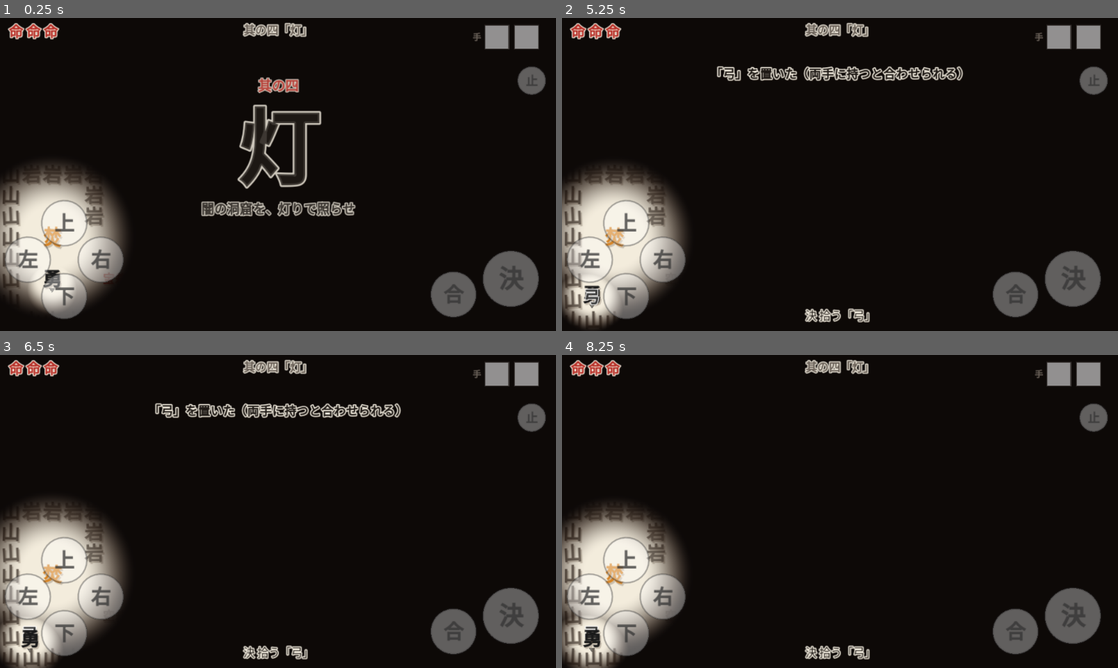
Above: before the commit, frames 1-4 (two rows, left to right).
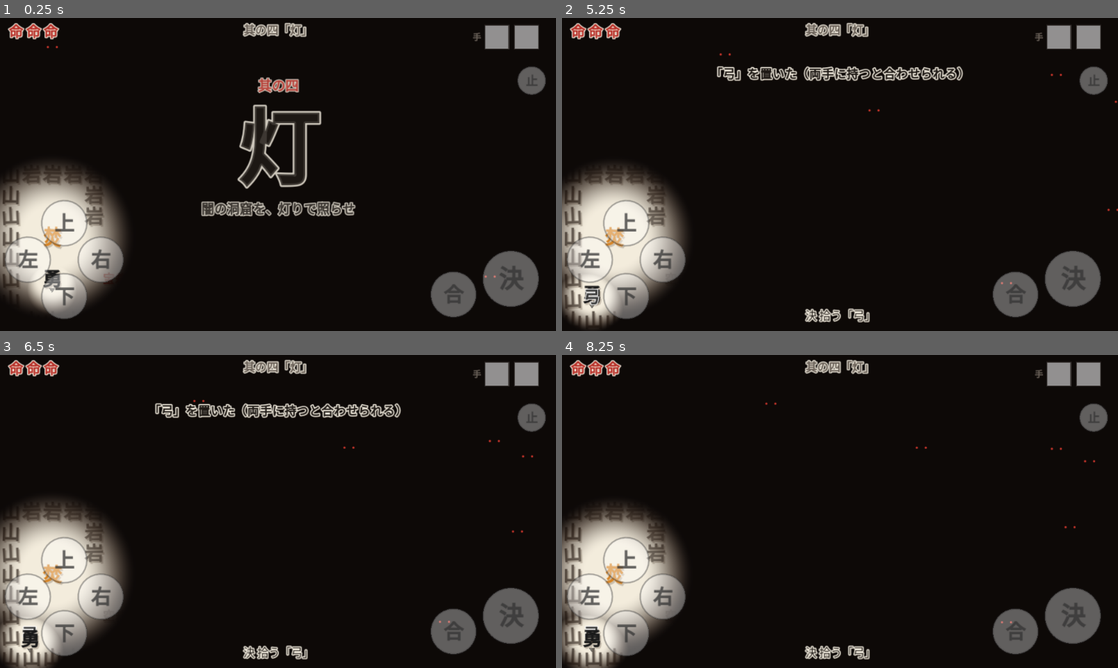
Above: after the commit, the same moments.

Repository: champierre/yuu2
Game: Godot game, scene res://scenes/stage4.tscn
Same seed, same stepped clock (60 frames per second), same inputs: the game is played once before the commit and once after it. This scene is started directly instead of the project's main scene.
Inputs (mouse positions are in pixels of both pictures, inside the frame that each line leads up to):
- Up to frame 1 (0.25 s): no input
- Up to frame 2 (5.25 s): tap Enter at 0.5 s; move the mouse to (962, 158) at 0.52 s; hold Right (right) 0.53-1.25 s; hold Space (act) 0.53-1.25 s; click (962, 158) at 0.67 s; drag from (728, 190) to (812, 237) at 1.27 s; move the mouse to (895, 105) at 2.02 s; hold Right (right) 2.03-2.75 s; tap Z at 2.1 s; drag from (812, 237) to (673, 127) at 2.77 s; move the mouse to (1006, 221) at 3.52 s; hold Left (left) 3.53-4.25 s; tap Keypad Enter at 3.6 s; drag from (673, 127) to (756, 96) at 4.27 s; move the mouse to (867, 174) at 5.02 s; hold Down (down) from 5.03 s (still down); tap C at 5.1 s; click (867, 174) at 5.17 s
- Up to frame 3 (6.5 s): release Down (down) at 5.75 s; drag from (194, 433) to (166, 527) at 5.77 s
- Up to frame 4 (8.25 s): move the mouse to (962, 495) at 6.52 s; hold Up (ui_up) 6.53-7.25 s; tap P at 6.6 s; drag from (728, 527) to (812, 574) at 7.27 s; tap Space (act) at 8 s; move the mouse to (895, 442) at 8.02 s; hold Down (down) from 8.03 s (still down); tap 9 at 8.1 s

The runs differ from the first frame. In frame 1, less than 0.1% of the frame differs, in the area x 8-90%, y 8-84%; in frame 2, less than 0.1%; in frame 3, less than 0.1%, in the area x 34-96%, y 14-86%; in frame 4, less than 0.1%.

Commit message:
其の四の暗闇で、蝙の目だけが光り、近くで羽音がするようにする
明かりの外を真っ暗にしたことで、見えない蝙に予告なく当たるようになった。
「見えないから灯したい」は保ったまま、気配だけは分かるようにする。

- 蝙ごとに赤く光る目（・・）を闇より手前の層に置き、蝙について動かす。ときどき瞬く
- 蝙が近く（120px 以内）にいると羽音を鳴らす（Sfx に flap を足す）
- 蝙を倒すと目も消える

tests/test_bat_eyes.gd は、直す前は落ちていた。

Fixes #2

Co-Authored-By: Claude Opus 5.5 <noreply@anthropic.com>

Diff:
--- a/scripts/core/sfx.gd
+++ b/scripts/core/sfx.gd
@@ -121,6 +121,7 @@
 		_tone(0.1, 880, 880, "sq", 0.13), _tone(0.1, 1047, 1047, "sq", 0.13), _tone(0.5, 1175, 1175, "sq", 0.13, 1.0)]))
 	_sounds["stamp"] = _wav(_mix(_noise(0.12, 0.5, 3.0), _tone(0.2, 120, 50, "sin", 0.8)))
 	_sounds["bell"] = _wav(_mix(_tone(1.2, 880, 880, "sin", 0.25, 1.5), _tone(1.2, 2210, 2210, "sin", 0.1, 3.0)))
+	_sounds["flap"] = _wav(_cat([_noise(0.05, 0.18, 2.5), _silence(0.03), _noise(0.05, 0.14, 2.5)]))
 	_sounds["fire"] = _wav(_mix(_noise(0.25, 0.3, 1.5), _tone(0.25, 200, 500, "saw", 0.1)))
 
 ## 1 つの音。f0 から f1 へ滑らせる。env は減衰の強さ（大きいほど早く消える）。
--- a/scripts/stages/stage4.gd
+++ b/scripts/stages/stage4.gd
@@ -48,6 +48,9 @@
 const HERO_LANTERN_R := 135.0
 ## これより明るい所に、蝙は入ってこない。
 const BAT_FEAR := 0.35
+## 蝙の羽音が聞こえる距離と、鳴らす間隔（秒）。
+const FLAP_HEAR := 120.0
+const FLAP_SOUND_EVERY := 0.6
 ## 橋はこれより明るいと現れる。
 const BRIDGE_LIT := 0.4
 
@@ -221,6 +224,36 @@
 ## 暗がりを漂い、勇者に寄ってくる。明かりには入らない。
 class Bat extends Enemy:
 	var _flap := randf() * TAU
+	## 暗がりでも見える、光る目。姿は闇に隠れるが、気配は分かるようにする（#2）。
+	## 闇より手前の層に置くので、蝙とは別のノードにして毎コマ位置を合わせる。
+	var eyes: Glyph = null
+	var _flap_sound := randf() * FLAP_SOUND_EVERY
+
+	func _ready() -> void:
+		super._ready()
+		eyes = Glyph.make("・・", Color(0.95, 0.25, 0.2, 0.85), 10)
+		eyes.shadow = false
+		stage.glow_layer().add_child(eyes)
+		_follow_eyes()
+
+	func _process(delta: float) -> void:
+		_follow_eyes()
+		## ときどき瞬く。
+		eyes.visible = fmod(_flap * 0.13, 4.0) > 0.25
+		## 近くにいると羽音がする。
+		_flap_sound -= delta
+		var s: Node = stage
+		if _flap_sound <= 0.0 and not s.frozen() and position.distance_to(s.hero.position) < FLAP_HEAR:
+			_flap_sound = FLAP_SOUND_EVERY
+			Sfx.play("flap", randf_range(0.9, 1.15), -6.0)
+
+	func _follow_eyes() -> void:
+		if eyes != null and is_instance_valid(eyes):
+			eyes.global_position = global_position + Vector2(0, -2)
+
+	func _exit_tree() -> void:
+		if eyes != null and is_instance_valid(eyes):
+			eyes.queue_free()
 
 	func think(delta: float) -> void:
 		_flap += delta * 12.0
--- /dev/null
+++ b/tests/test_bat_eyes.gd
@@ -0,0 +1,24 @@
+extends "res://tests/helper.gd"
+## 其の四の蝙は、真っ暗な所では姿が見えない。そのかわり、目だけが光って気配が分かること（#2）。
+## 目は闇より手前の層（glow_layer）に置き、蝙について動き、蝙を倒せば消える。
+
+func _test() -> void:
+	await open("res://scenes/stage4.tscn")
+	var bats := stage.get_tree().get_nodes_in_group("enemy")
+	check(bats.size() > 0, "蝙がいる")
+	var ok := true
+	for b in bats:
+		var eyes = b.get("eyes")
+		if eyes == null or not is_instance_valid(eyes) or eyes.get_parent() != stage.glow_layer():
+			ok = false
+	check(ok, "どの蝙にも、闇より手前に光る目がある")
+
+	var b = bats[0]
+	b.position += Vector2(30, 0)
+	await sleep(0.1)
+	check(b.eyes.global_position.distance_to(b.global_position) < 8.0, "目は蝙について動く")
+
+	var eyes = b.eyes
+	b.die()
+	await sleep(0.1)
+	check(not is_instance_valid(eyes), "蝙を倒すと目も消える")
Not shown, added: tests/test_bat_eyes.gd.uid
